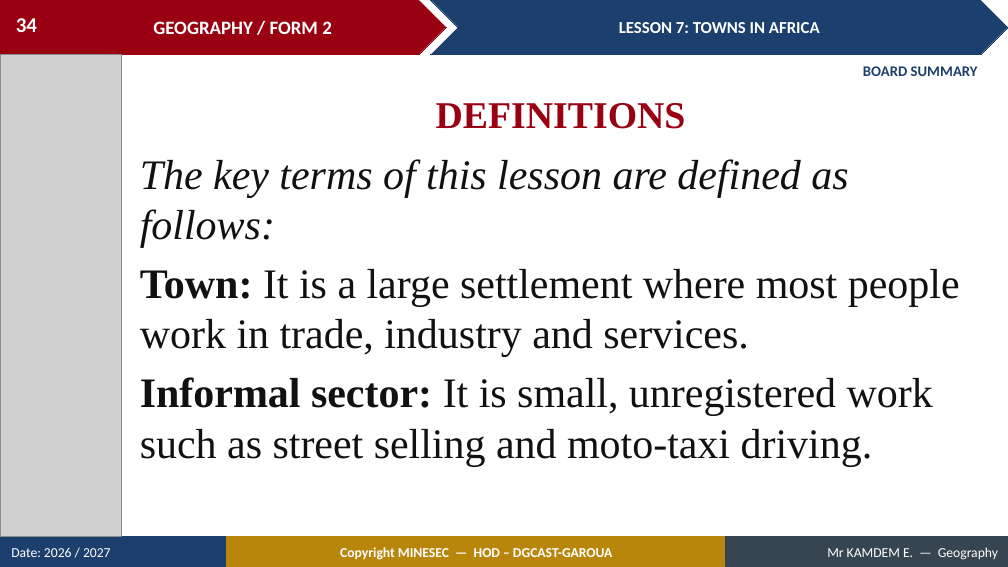
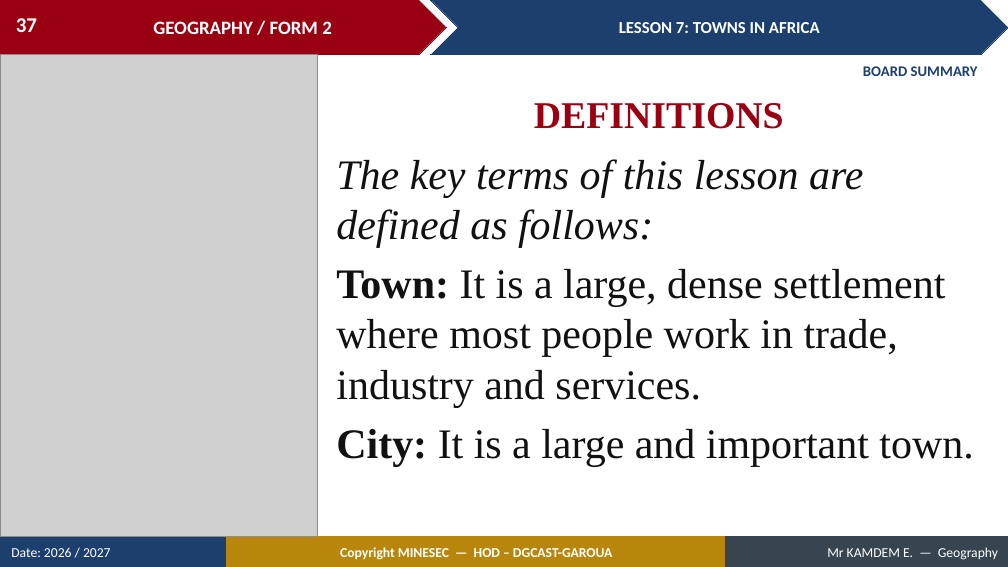
Before and after one commit to Berthautk/linea-github, a slide deck: slide 37 of lecons/F2/14_F2_M2_L07_Towns_in_Africa.pptx (slide 34 before the commit). Drawn at 1008x567 pixels with LibreOffice and Linux fonts; fonts in the diff are those of the drawing; grey boxes stand for pictures. Boxes give left, top, right and bottom in pixels: in the first picture for what was removed or moved away, otherwise in the second. Text is boxed around its words. In the diff, an @@ line names an element or a change of style, - is before the commit and + after.

```diff
--- a/lecons/F2/14_F2_M2_L07_Towns_in_Africa.pptx
+++ b/lecons/F2/14_F2_M2_L07_Towns_in_Africa.pptx
@@ page number at <box>16,18,37,32</box>: text changed @@
-34
+37
@@ picture: place and size @@
-picture at <box>0,54,121,537</box>
+picture at <box>0,54,318,537</box>
@@ text "DEFINITIONS": place and size @@
-text "DEFINITIONS" at <box>436,103,686,129</box>
+text "DEFINITIONS" at <box>534,103,784,129</box>
@@ text "The key terms of this ...": place and size @@
-text "The key terms of this ..." at <box>140,159,960,466</box>
+text "The key terms of this ..." at <box>336,159,973,466</box>
@@ text at <box>336,269,973,466</box>: text changed @@
-Town: It is a large settlement where most people work in trade, industry and services.
-Informal sector: It is small, unregistered work such as street selling and moto-taxi driving.
+Town: It is a large, dense settlement where most people work in trade, industry and services.
+City: It is a large and important town.
```
Also in this commit, not shown: 26 other slides changed, 24 slides added, 4 slides removed, 21 other files.
